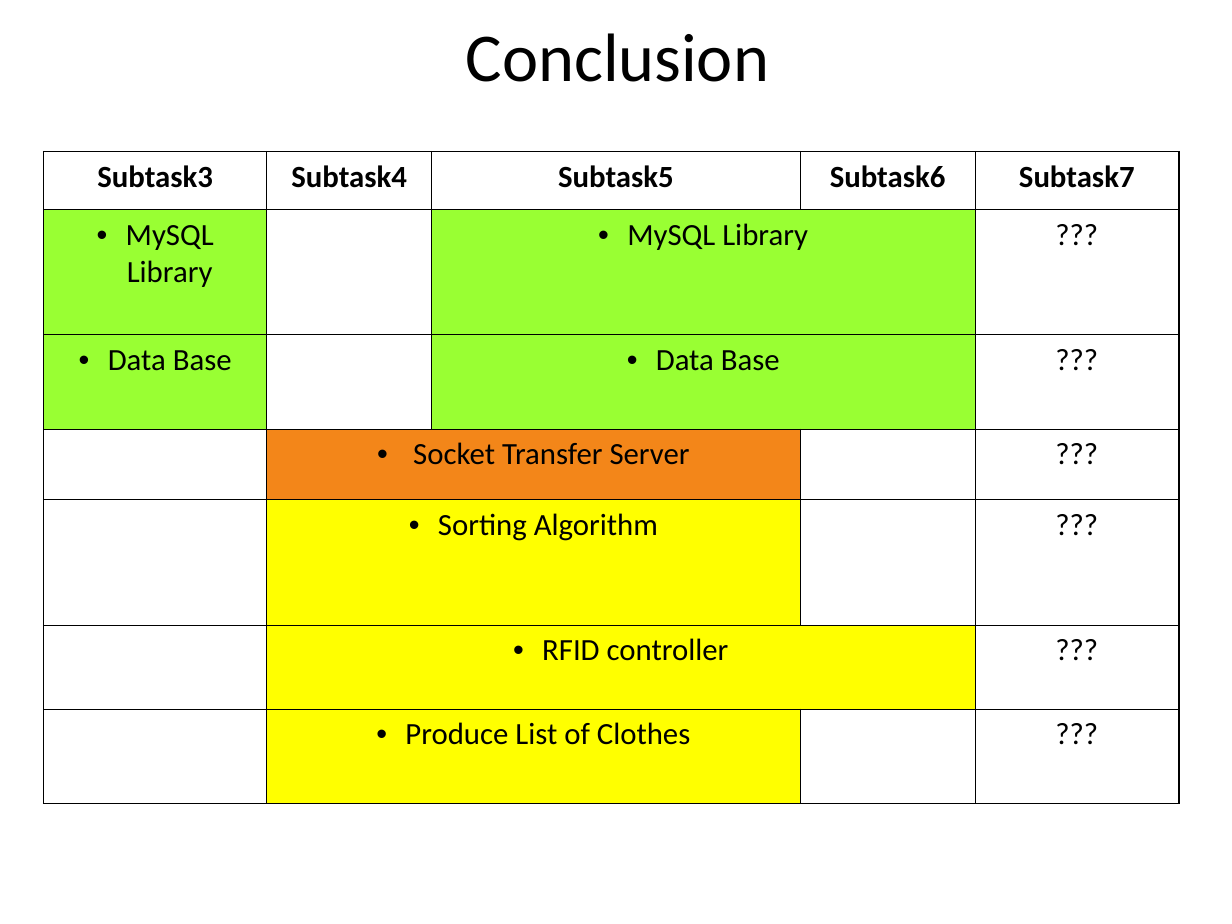
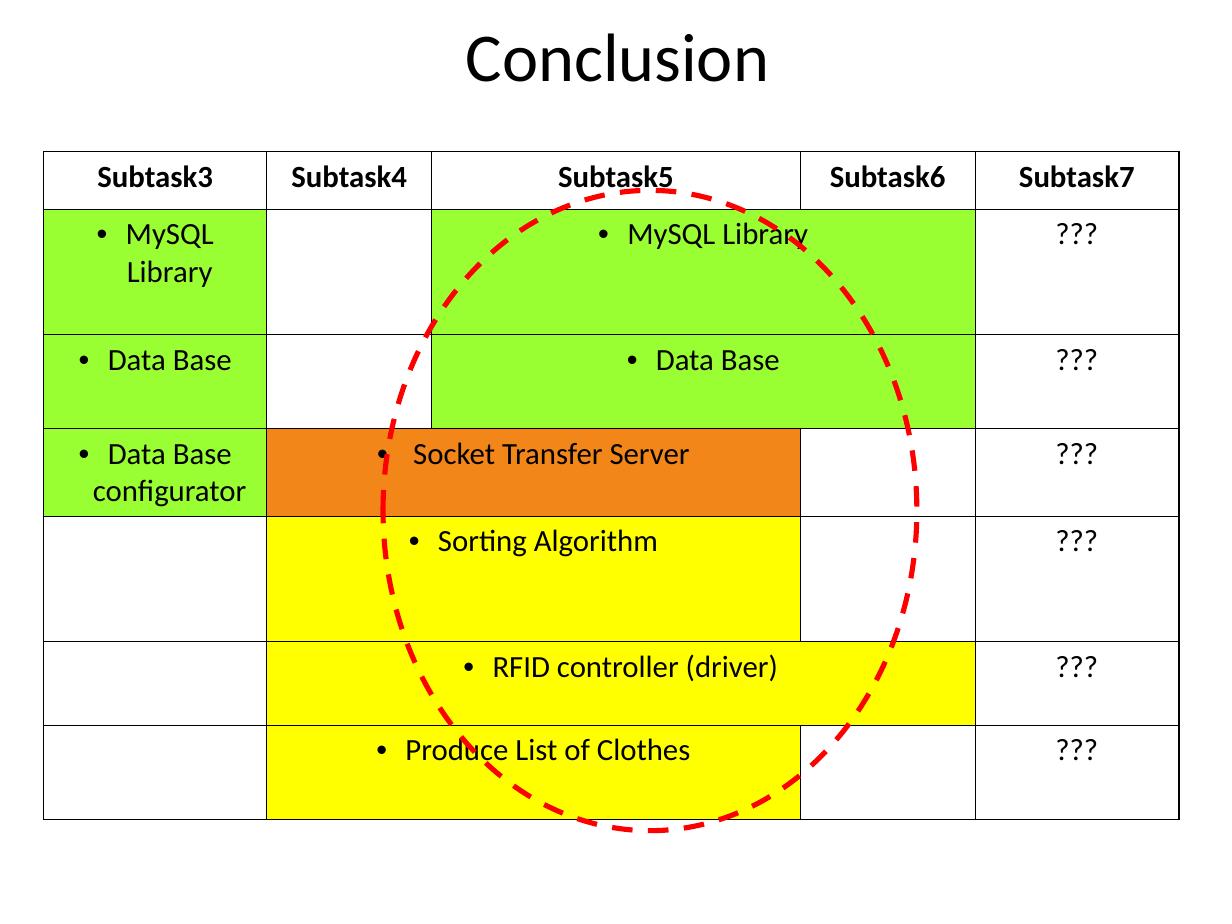
Before and after one commit to isurup/kalle-martin-group, a slide deck: slide 7 of RSD1/presentation/ExamRobertas.ppt. Drawn at 1232x924 pixels with LibreOffice and Linux fonts; fonts in the diff are those of the drawing. Boxes give left, top, right and bottom in pixels: in the first picture for what was removed or moved away, otherwise in the second. Text is boxed around its words. In the diff, an @@ line names an element or a change of style, - is before the commit and + after.

```diff
--- a/RSD1/presentation/ExamRobertas.ppt
+++ b/RSD1/presentation/ExamRobertas.ppt
@@ table at (x1=43, y1=152, x2=1178, y2=787) @@
-row 4, column 1: 
+row 4, column 1: Data Base configurator
-row 6, column 2: RFID controller
+row 6, column 2: RFID controller (driver)
@@ fill #FFFFFF to #99FF33 in row 4, column 1 @@
@@ ellipse added at (x1=383, y1=191, x2=917, y2=832), outline #FF0000 3 pt dashed @@
```
Also in this commit, not shown: 5 other slides changed.
